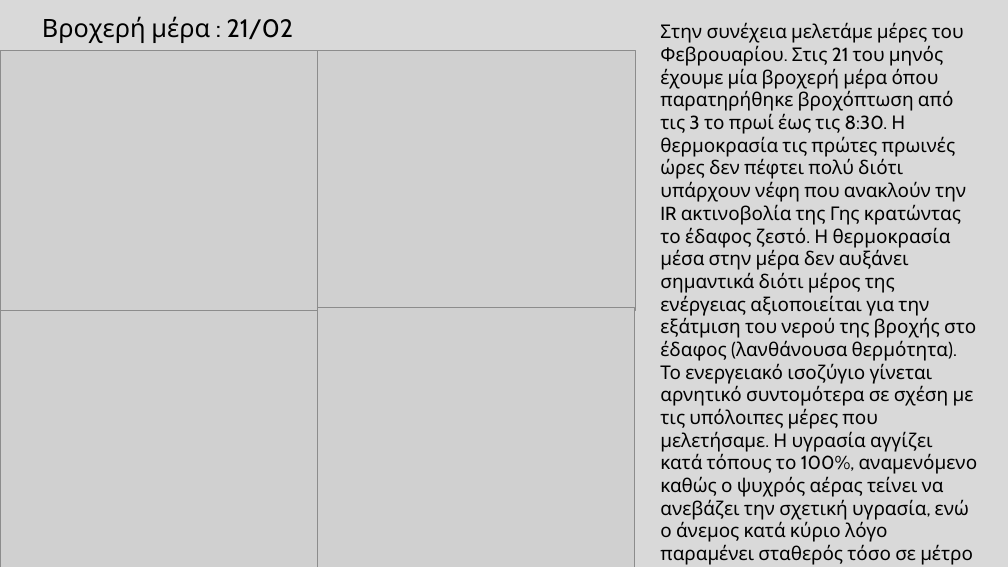
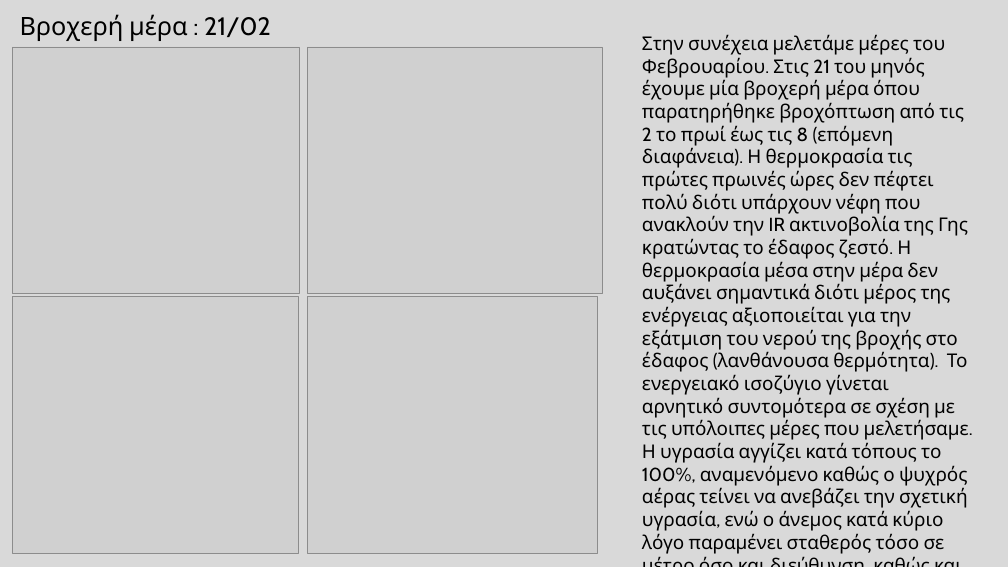
Before and after one commit to nadezsha/MSc---Applied-Meteorology-and-Environmental-Physics, a slide deck: slide 22 of Synoptic and Dynamic Meteorology/training_task/01ΜeteorologicalObservationsOnTheGround.pptx (slide 20 before the commit). Drawn at 1008x567 pixels with LibreOffice and Linux fonts; fonts in the diff are those of the drawing; grey boxes stand for pictures. Boxes give left, top, right and bottom in pixels: in the first picture for what was removed or moved away, otherwise in the second. Text is boxed around its words. In the diff, an @@ line names an element or a change of style, - is before the commit and + after.

```diff
--- a/Synoptic and Dynamic Meteorology/training_task/01ΜeteorologicalObservationsOnTheGround.pptx
+++ b/Synoptic and Dynamic Meteorology/training_task/01ΜeteorologicalObservationsOnTheGround.pptx
@@ text "Βροχερή μέρα : 21/02": place and size @@
-text "Βροχερή μέρα : 21/02" at [42, 16, 293, 43]
+text "Βροχερή μέρα : 21/02" at [20, 14, 270, 41]
@@ picture: place and size @@
-picture at [0, 51, 317, 310]
+picture at [12, 47, 300, 293]
@@ picture: place and size @@
-picture at [317, 51, 636, 310]
+picture at [307, 47, 602, 293]
@@ text at [642, 34, 969, 554]: text changed @@
-Στην συνέχεια μελετάμε μέρες του Φεβρουαρίου. Στις 21 του μηνός έχουμε μία βροχερή μέρα όπου παρατηρήθηκε βροχόπτωση από τις 3 το πρωί έως τις 8:30. Η θερμοκρασία τις πρώτες πρωινές ώρες δεν πέφτει πολύ διότι υπάρχουν νέφη που ανακλούν την IR ακτινοβολία της Γης κρατώντας το έδαφος ζεστό. Η θερμοκρασία μέσα στην μέρα δεν αυξάνει σημαντικά διότι μέρος της ενέργειας αξιοποιείται για την εξάτμιση του νερού της βροχής στο έδαφος (λανθάνουσα θερμότητα). Το ενεργειακό ισοζύγιο γίνεται αρνητικό συντομότερα σε σχέση με τις υπόλοιπες μέρες που μελετήσαμε. Η υγρασία αγγίζει κατά τόπους το 100%, αναμενόμενο καθώς ο ψυχρός αέρας τείνει να ανεβάζει την σχετική υγρασία, ενώ ο άνεμος κατά κύριο λόγο παραμένει σταθερός τόσο σε μέτρο όσο και διεύθυνση.
+Στην συνέχεια μελετάμε μέρες του Φεβρουαρίου. Στις 21 του μηνός έχουμε μία βροχερή μέρα όπου παρατηρήθηκε βροχόπτωση από τις 2 το πρωί έως τις 8 (επόμενη διαφάνεια). Η θερμοκρασία τις πρώτες πρωινές ώρες δεν πέφτει πολύ διότι υπάρχουν νέφη που ανακλούν την IR ακτινοβολία της Γης κρατώντας το έδαφος ζεστό. Η θερμοκρασία μέσα στην μέρα δεν αυξάνει σημαντικά διότι μέρος της ενέργειας αξιοποιείται για την εξάτμιση του νερού της βροχής στο έδαφος (λανθάνουσα θερμότητα). Το ενεργειακό ισοζύγιο γίνεται αρνητικό συντομότερα σε σχέση με τις υπόλοιπες μέρες που μελετήσαμε. Η υγρασία αγγίζει κατά τόπους το 100%, αναμενόμενο καθώς ο ψυχρός αέρας τείνει να ανεβάζει την σχετική υγρασία, ενώ ο άνεμος κατά κύριο λόγο παραμένει σταθερός τόσο σε μέτρο όσο και διεύθυνση, καθώς και ασθενής.
@@ picture: place and size @@
-picture at [0, 310, 317, 567]
+picture at [12, 297, 298, 554]
@@ picture: place and size @@
-picture at [317, 308, 634, 567]
+picture at [307, 297, 597, 554]
```
Also in this commit, not shown: 18 other slides changed, 5 slides added.
